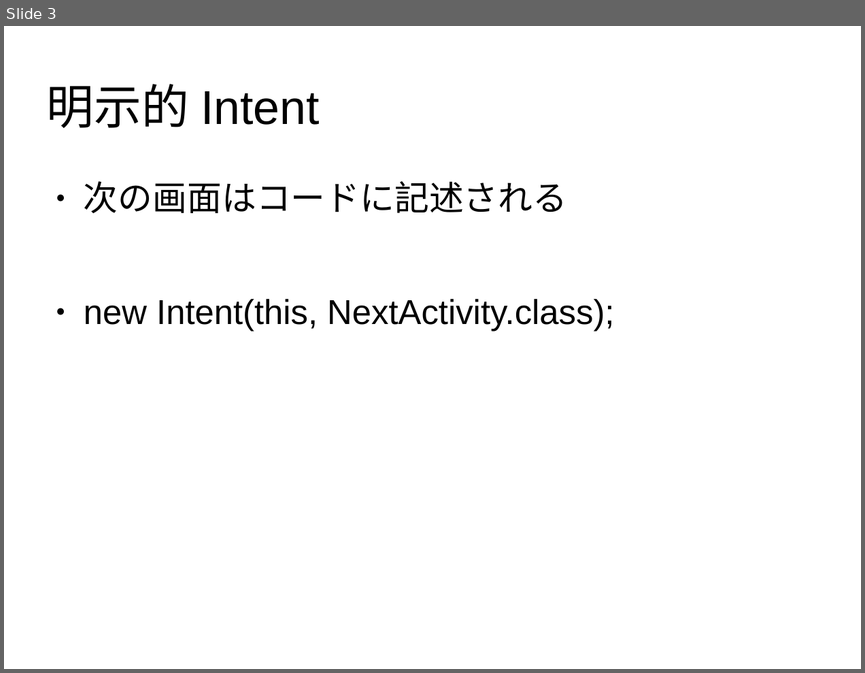
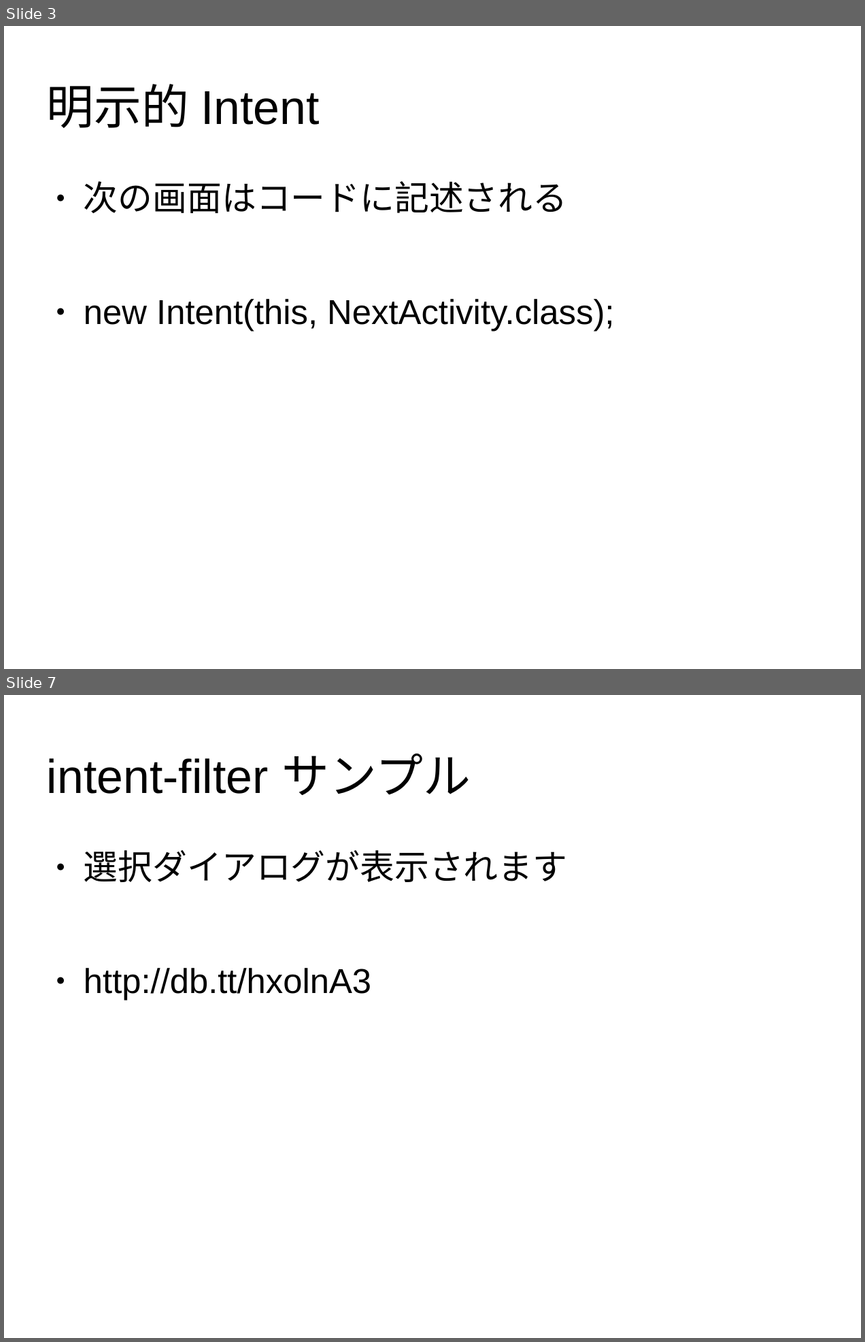
Before and after one commit to yamanetoshi/Android-Hands-on-Material, a slide deck: IntroductionOfIntent.odp. Shown one above the other, each under a label of ours: slide 3 before the commit, slides 3 and 7 after it; the slides between them are not shown. The pictures are 865x673 and 865x1342 pixels, drawn with LibreOffice and Linux fonts; fonts in the diff are those of the drawing. Boxes give left, top, right and bottom in pixels: in the first picture for what was removed or moved away, otherwise in the second. Text is boxed around its words. In the diff, an @@ line names an element or a change of style, - is before the commit and + after.

```diff
--- a/IntroductionOfIntent.odp
+++ b/IntroductionOfIntent.odp
@@ slide 7 added at box(4, 695, 861, 1338), background #FFFFFF @@
@@ title added at box(47, 753, 470, 795), 44 pt, text #000000 @@
+intent-filter サンプル
@@ text added at box(84, 850, 567, 1000), 32 pt, text #000000 @@
+● 選択ダイアログが表示されます
+● http://db.tt/hxolnA3
```
Also in this commit, not shown: 6 other slides added, 4 other files.
